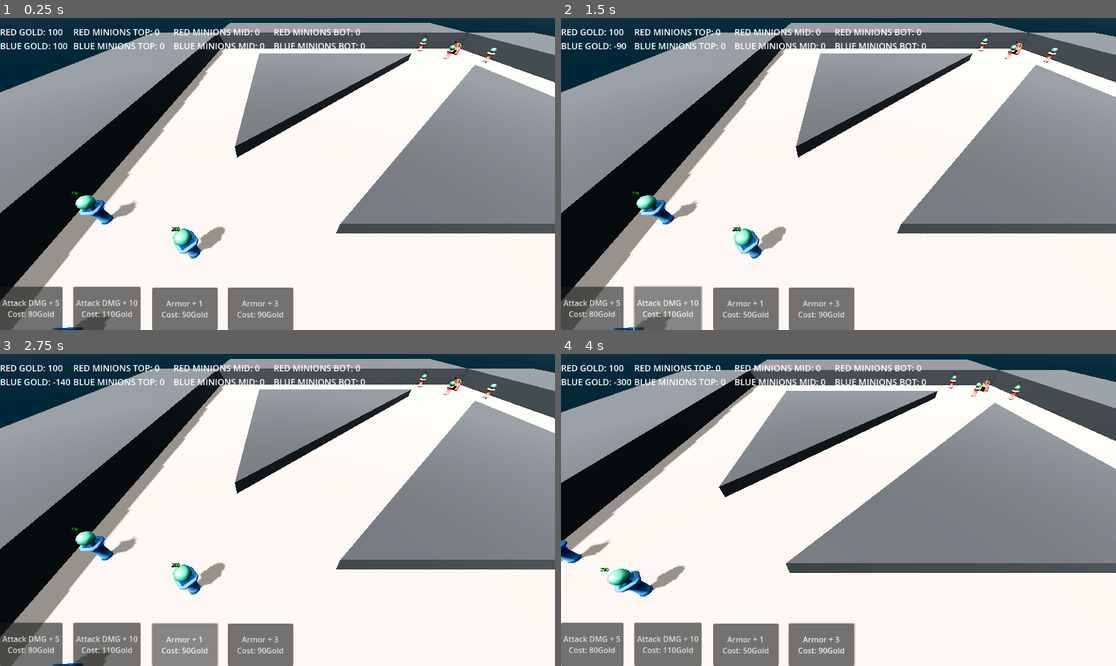
Above: before the commit, frames 1-4 (two rows, left to right).
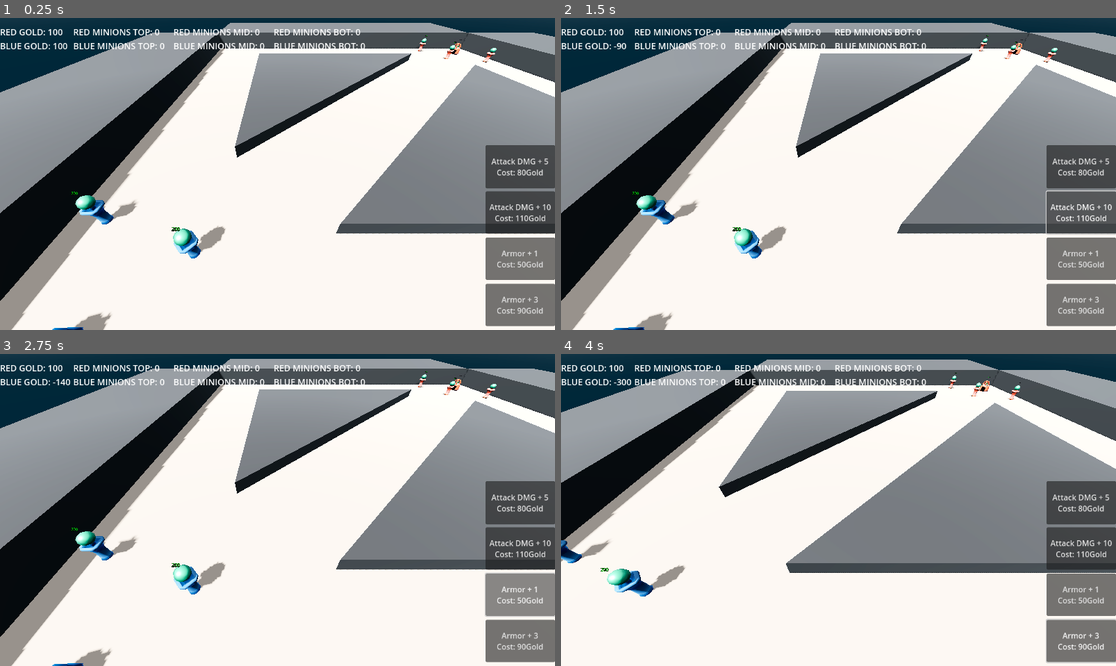
Above: after the commit, the same moments.

Repository: RadekGrzankowski/ChipsowyJam1
Game: Godot game, scene res://Scenes/Levels/wip_scene.tscn
Same seed, same stepped clock (60 frames per second), same inputs: the game is played once before the commit and once after it.
Inputs (mouse positions are in pixels of both pictures, inside the frame that each line leads up to):
- Up to frame 1 (0.25 s): no input
- Up to frame 2 (1.5 s): click "Attack DMG + 5 Cost: 80Gold" at 0.5 s; click "Attack DMG + 10 Cost: 110Gold" at 1.25 s
- Up to frame 3 (2.75 s): click "Armor + 1 Cost: 50Gold" at 2 s
- Up to frame 4 (4 s): click "Armor + 3 Cost: 90Gold" at 2.75 s; tap Enter at 3.5 s; move the mouse to (960, 494) at 3.52 s; hold Right (move_right) from 3.53 s (still down); tap Mouse wheel down (mwheeldown) at 3.6 s; click (960, 494) at 3.67 s

The runs differ from the first frame. In frame 1, 13% of the frame differs, in the area x 0-100%, y 40-100%; in frame 2, 13%; in frame 3, 13%; in frame 4, 13%.

Commit message:
Tower upgrade ui and mouse select handling

Diff:
--- a/ChipsowyJam/Scenes/Assets/terrain.tscn
+++ b/ChipsowyJam/Scenes/Assets/terrain.tscn
@@ -31,6 +31,10 @@
 [sub_resource type="ConcavePolygonShape3D" id="ConcavePolygonShape3D_560p8"]
 data = PackedVector3Array(-25, 25, 2.5, 25, -25, 2.5, -25, -25, 2.5, -25, 25, -2.5, -25, -25, -2.5, 25, -25, -2.5, -25, …(262 unchanged characters)…
 
+[sub_resource type="CapsuleShape3D" id="CapsuleShape3D_hrk5b"]
+radius = 0.898714
+height = 5.35106
+
 [node name="Terrain" type="Node3D"]
 
 [node name="NavigationRegion3D" type="NavigationRegion3D" parent="."]
@@ -110,7 +114,7 @@
 radius = 1.3
 height = 5.0
 
-[node name="TowerBlue" parent="NexusBlue" instance=ExtResource("4_wne1o")]
+[node name="TowerBlue" parent="NexusBlue" groups=["top_tower"] instance=ExtResource("4_wne1o")]
 transform = Transform3D(0.707107, 0, -0.707107, 0, 1, 0, 0.707107, 0, 0.707107, 4, -0.88, -8)
 
 [node name="NavigationObstacle3D" type="NavigationObstacle3D" parent="NexusBlue/TowerBlue"]
@@ -118,7 +122,12 @@
 radius = 0.6
 height = 5.0
 
-[node name="TowerBlue2" parent="NexusBlue" instance=ExtResource("4_wne1o")]
+[node name="ClickHandler" type="Area3D" parent="NexusBlue/TowerBlue"]
+
+[node name="CollisionShape3D" type="CollisionShape3D" parent="NexusBlue/TowerBlue/ClickHandler"]
+shape = SubResource("CapsuleShape3D_hrk5b")
+
+[node name="TowerBlue2" parent="NexusBlue" groups=["mid_tower"] instance=ExtResource("4_wne1o")]
 transform = Transform3D(1, 0, 0, 0, 1, 0, 0, 0, 1, 8, -0.88, 0)
 
 [node name="NavigationObstacle3D2" type="NavigationObstacle3D" parent="NexusBlue/TowerBlue2"]
@@ -126,13 +135,23 @@
 radius = 0.6
 height = 5.0
 
-[node name="TowerBlue3" parent="NexusBlue" instance=ExtResource("4_wne1o")]
+[node name="ClickHandler" type="Area3D" parent="NexusBlue/TowerBlue2"]
+
+[node name="CollisionShape3D" type="CollisionShape3D" parent="NexusBlue/TowerBlue2/ClickHandler"]
+shape = SubResource("CapsuleShape3D_hrk5b")
+
+[node name="TowerBlue3" parent="NexusBlue" groups=["bot_tower"] instance=ExtResource("4_wne1o")]
 transform = Transform3D(0.707107, 0, 0.707107, 0, 1, 0, -0.707107, 0, 0.707107, 4, -0.88, 8)
 
 [node name="NavigationObstacle3D3" type="NavigationObstacle3D" parent="NexusBlue/TowerBlue3"]
 transform = Transform3D(1, 0, 0, 0, 1, 0, 0, 0, 1, 0, -0.3, 0)
 radius = 0.6
 height = 5.0
+
+[node name="ClickHandler" type="Area3D" parent="NexusBlue/TowerBlue3"]
+
+[node name="CollisionShape3D" type="CollisionShape3D" parent="NexusBlue/TowerBlue3/ClickHandler"]
+shape = SubResource("CapsuleShape3D_hrk5b")
 
 [node name="NexusRed" parent="." instance=ExtResource("5_3h17s")]
 transform = Transform3D(-0.883883, 0, -0.883883, 0, 1.25, 0, 0.883883, 0, -0.883883, 40, 1.82, -40)
--- a/ChipsowyJam/Scenes/HUD.tscn
+++ b/ChipsowyJam/Scenes/HUD.tscn
@@ -19,7 +19,7 @@
 [node name="GameUIManager" type="Node3D" parent="."]
 script = ExtResource("4_v33no")
 
-[node name="HUD" type="Node3D" parent="GameUIManager"]
+[node name="HUD" type="Node2D" parent="GameUIManager"]
 
 [node name="GoldLabel" type="Label" parent="GameUIManager/HUD"]
 offset_top = 16.0
@@ -59,8 +59,10 @@
 anchors_preset = 2
 anchor_top = 1.0
 anchor_bottom = 1.0
-offset_top = -90.0
-offset_right = 130.0
+offset_left = 1008.0
+offset_top = 264.0
+offset_right = 1152.0
+offset_bottom = 354.0
 grow_vertical = 0
 text = "Attack DMG + 5
 Cost: 80Gold"
@@ -69,9 +71,10 @@
 anchors_preset = 2
 anchor_top = 1.0
 anchor_bottom = 1.0
-offset_left = 152.0
-offset_top = -90.0
-offset_right = 292.0
+offset_left = 1008.0
+offset_top = 360.0
+offset_right = 1152.0
+offset_bottom = 448.0
 grow_vertical = 0
 text = "Attack DMG + 10
 Cost: 110Gold"
@@ -80,9 +83,10 @@
 anchors_preset = 2
 anchor_top = 1.0
 anchor_bottom = 1.0
-offset_left = 316.0
-offset_top = -88.0
-offset_right = 452.0
+offset_left = 1008.0
+offset_top = 456.0
+offset_right = 1152.0
+offset_bottom = 544.0
 grow_vertical = 0
 text = "Armor + 1
 Cost: 50Gold"
@@ -91,12 +95,355 @@
 anchors_preset = 2
 anchor_top = 1.0
 anchor_bottom = 1.0
-offset_left = 473.0
-offset_top = -88.0
-offset_right = 609.0
+offset_left = 1008.0
+offset_top = 552.0
+offset_right = 1152.0
+offset_bottom = 640.0
 grow_vertical = 0
 text = "Armor + 3
 Cost: 90Gold"
+
+[node name="UpgradeControls" type="Node2D" parent="GameUIManager/HUD"]
+
+[node name="TopTowerUpgrades" type="Control" parent="GameUIManager/HUD/UpgradeControls"]
+visible = false
+layout_mode = 3
+anchors_preset = 0
+offset_top = 352.0
+offset_right = 384.0
+offset_bottom = 648.0
+
+[node name="TowerName" type="Label" parent="GameUIManager/HUD/UpgradeControls/TopTowerUpgrades"]
+offset_right = 113.0
+offset_bottom = 48.0
+text = "TOP TOWER"
+vertical_alignment = 1
+
+[node name="AttackUpgrades" type="Node2D" parent="GameUIManager/HUD/UpgradeControls/TopTowerUpgrades"]
+
+[node name="AttackUpgrade4" type="Button" parent="GameUIManager/HUD/UpgradeControls/TopTowerUpgrades/AttackUpgrades"]
+offset_top = 72.0
+offset_right = 121.0
+offset_bottom = 120.0
+disabled = true
+text = "PLACEHOLDER"
+
+[node name="AttackUpgrade3" type="Button" parent="GameUIManager/HUD/UpgradeControls/TopTowerUpgrades/AttackUpgrades"]
+offset_top = 128.0
+offset_right = 121.0
+offset_bottom = 176.0
+disabled = true
+text = "PLACEHOLDER"
+
+[node name="AttackUpgrade2" type="Button" parent="GameUIManager/HUD/UpgradeControls/TopTowerUpgrades/AttackUpgrades"]
+offset_top = 184.0
+offset_right = 121.0
+offset_bottom = 232.0
+disabled = true
+text = "PLACEHOLDER"
+
+[node name="AttackUpgrade1" type="Button" parent="GameUIManager/HUD/UpgradeControls/TopTowerUpgrades/AttackUpgrades"]
+offset_top = 240.0
+offset_right = 121.0
+offset_bottom = 288.0
+text = "PLACEHOLDER"
+
+[node name="ArmorUpgrades" type="Node2D" parent="GameUIManager/HUD/UpgradeControls/TopTowerUpgrades"]
+
+[node name="ArmorUpgrade4" type="Button" parent="GameUIManager/HUD/UpgradeControls/TopTowerUpgrades/ArmorUpgrades"]
+offset_left = 128.0
+offset_top = 72.0
+offset_right = 249.0
+offset_bottom = 120.0
+disabled = true
+text = "PLACEHOLDER"
+
+[node name="ArmorUpgrade3" type="Button" parent="GameUIManager/HUD/UpgradeControls/TopTowerUpgrades/ArmorUpgrades"]
+offset_left = 128.0
+offset_top = 128.0
+offset_right = 249.0
+offset_bottom = 176.0
+disabled = true
+text = "PLACEHOLDER"
+
+[node name="ArmorUpgrade2" type="Button" parent="GameUIManager/HUD/UpgradeControls/TopTowerUpgrades/ArmorUpgrades"]
+offset_left = 128.0
+offset_top = 184.0
+offset_right = 249.0
+offset_bottom = 232.0
+disabled = true
+text = "PLACEHOLDER"
+
+[node name="ArmorUpgrade1" type="Button" parent="GameUIManager/HUD/UpgradeControls/TopTowerUpgrades/ArmorUpgrades"]
+offset_left = 128.0
+offset_top = 240.0
+offset_right = 249.0
+offset_bottom = 288.0
+text = "PLACEHOLDER"
+
+[node name="SpecialUpgrades" type="Node2D" parent="GameUIManager/HUD/UpgradeControls/TopTowerUpgrades"]
+
+[node name="SpecialUpgrade4" type="Button" parent="GameUIManager/HUD/UpgradeControls/TopTowerUpgrades/SpecialUpgrades"]
+offset_left = 256.0
+offset_top = 72.0
+offset_right = 377.0
+offset_bottom = 120.0
+disabled = true
+text = "PLACEHOLDER"
+
+[node name="SpecialUpgrade3" type="Button" parent="GameUIManager/HUD/UpgradeControls/TopTowerUpgrades/SpecialUpgrades"]
+offset_left = 256.0
+offset_top = 128.0
+offset_right = 377.0
+offset_bottom = 176.0
+disabled = true
+text = "PLACEHOLDER"
+
+[node name="SpecialUpgrade2" type="Button" parent="GameUIManager/HUD/UpgradeControls/TopTowerUpgrades/SpecialUpgrades"]
+offset_left = 256.0
+offset_top = 184.0
+offset_right = 377.0
+offset_bottom = 232.0
+disabled = true
+text = "PLACEHOLDER"
+
+[node name="SpecialUpgrade1" type="Button" parent="GameUIManager/HUD/UpgradeControls/TopTowerUpgrades/SpecialUpgrades"]
+offset_left = 256.0
+offset_top = 240.0
+offset_right = 377.0
+offset_bottom = 288.0
+text = "PLACEHOLDER"
+
+[node name="MidTowerUpgrades" type="Control" parent="GameUIManager/HUD/UpgradeControls"]
+visible = false
+layout_mode = 3
+anchors_preset = 0
+offset_top = 352.0
+offset_right = 384.0
+offset_bottom = 648.0
+
+[node name="TowerName" type="Label" parent="GameUIManager/HUD/UpgradeControls/MidTowerUpgrades"]
+offset_right = 113.0
+offset_bottom = 48.0
+text = "MID TOWER"
+vertical_alignment = 1
+
+[node name="AttackUpgrades" type="Node2D" parent="GameUIManager/HUD/UpgradeControls/MidTowerUpgrades"]
+position = Vector2(0, 32)
+
+[node name="AttackUpgrade4" type="Button" parent="GameUIManager/HUD/UpgradeControls/MidTowerUpgrades/AttackUpgrades"]
+offset_top = 40.0
+offset_right = 121.0
+offset_bottom = 88.0
+disabled = true
+text = "PLACEHOLDER"
+metadata/_edit_use_anchors_ = true
+
+[node name="AttackUpgrade3" type="Button" parent="GameUIManager/HUD/UpgradeControls/MidTowerUpgrades/AttackUpgrades"]
+offset_top = 96.0
+offset_right = 121.0
+offset_bottom = 144.0
+disabled = true
+text = "PLACEHOLDER"
+metadata/_edit_use_anchors_ = true
+
+[node name="AttackUpgrade2" type="Button" parent="GameUIManager/HUD/UpgradeControls/MidTowerUpgrades/AttackUpgrades"]
+offset_top = 152.0
+offset_right = 121.0
+offset_bottom = 200.0
+disabled = true
+text = "PLACEHOLDER"
+metadata/_edit_use_anchors_ = true
+
+[node name="AttackUpgrade1" type="Button" parent="GameUIManager/HUD/UpgradeControls/MidTowerUpgrades/AttackUpgrades"]
+offset_top = 208.0
+offset_right = 121.0
+offset_bottom = 256.0
+text = "PLACEHOLDER"
+metadata/_edit_use_anchors_ = true
+
+[node name="ArmorUpgrades" type="Node2D" parent="GameUIManager/HUD/UpgradeControls/MidTowerUpgrades"]
+
+[node name="ArmorUpgrade4" type="Button" parent="GameUIManager/HUD/UpgradeControls/MidTowerUpgrades/ArmorUpgrades"]
+offset_left = 128.0
+offset_top = 72.0
+offset_right = 249.0
+offset_bottom = 120.0
+disabled = true
+text = "PLACEHOLDER"
+metadata/_edit_use_anchors_ = true
+
+[node name="ArmorUpgrade3" type="Button" parent="GameUIManager/HUD/UpgradeControls/MidTowerUpgrades/ArmorUpgrades"]
+offset_left = 128.0
+offset_top = 128.0
+offset_right = 249.0
+offset_bottom = 176.0
+disabled = true
+text = "PLACEHOLDER"
+metadata/_edit_use_anchors_ = true
+
+[node name="ArmorUpgrade2" type="Button" parent="GameUIManager/HUD/UpgradeControls/MidTowerUpgrades/ArmorUpgrades"]
+offset_left = 128.0
+offset_top = 184.0
+offset_right = 249.0
+offset_bottom = 232.0
+disabled = true
+text = "PLACEHOLDER"
+metadata/_edit_use_anchors_ = true
+
+[node name="ArmorUpgrade1" type="Button" parent="GameUIManager/HUD/UpgradeControls/MidTowerUpgrades/ArmorUpgrades"]
+offset_left = 128.0
+offset_top = 240.0
+offset_right = 249.0
+offset_bottom = 288.0
+text = "PLACEHOLDER"
+metadata/_edit_use_anchors_ = true
+
+[node name="SpecialUpgrades" type="Node2D" parent="GameUIManager/HUD/UpgradeControls/MidTowerUpgrades"]
+
+[node name="SpecialUpgrade4" type="Button" parent="GameUIManager/HUD/UpgradeControls/MidTowerUpgrades/SpecialUpgrades"]
+offset_left = 256.0
+offset_top = 72.0
+offset_right = 377.0
+offset_bottom = 120.0
+disabled = true
+text = "PLACEHOLDER"
+metadata/_edit_use_anchors_ = true
+
+[node name="SpecialUpgrade3" type="Button" parent="GameUIManager/HUD/UpgradeControls/MidTowerUpgrades/SpecialUpgrades"]
+offset_left = 256.0
+offset_top = 128.0
+offset_right = 377.0
+offset_bottom = 176.0
+disabled = true
+text = "PLACEHOLDER"
+metadata/_edit_use_anchors_ = true
+
+[node name="SpecialUpgrade2" type="Button" parent="GameUIManager/HUD/UpgradeControls/MidTowerUpgrades/SpecialUpgrades"]
+offset_left = 256.0
+offset_top = 184.0
+offset_right = 377.0
+offset_bottom = 232.0
+disabled = true
+text = "PLACEHOLDER"
+metadata/_edit_use_anchors_ = true
+
+[node name="SpecialUpgrade1" type="Button" parent="GameUIManager/HUD/UpgradeControls/MidTowerUpgrades/SpecialUpgrades"]
+offset_left = 256.0
+offset_top = 240.0
+offset_right = 377.0
+offset_bottom = 288.0
+text = "PLACEHOLDER"
+metadata/_edit_use_anchors_ = true
+
+[node name="BotTowerUpgrades" type="Control" parent="GameUIManager/HUD/UpgradeControls"]
+visible = false
+layout_mode = 3
+anchors_preset = 0
+offset_top = 352.0
+offset_right = 384.0
+offset_bottom = 648.0
+
+[node name="TowerName" type="Label" parent="GameUIManager/HUD/UpgradeControls/BotTowerUpgrades"]
+offset_right = 113.0
+offset_bottom = 48.0
+text = "BOT TOWER"
+vertical_alignment = 1
+
+[node name="AttackUpgrades" type="Node2D" parent="GameUIManager/HUD/UpgradeControls/BotTowerUpgrades"]
+
+[node name="AttackUpgrade4" type="Button" parent="GameUIManager/HUD/UpgradeControls/BotTowerUpgrades/AttackUpgrades"]
+offset_top = 72.0
+offset_right = 121.0
+offset_bottom = 120.0
+disabled = true
+text = "PLACEHOLDER"
+
+[node name="AttackUpgrade3" type="Button" parent="GameUIManager/HUD/UpgradeControls/BotTowerUpgrades/AttackUpgrades"]
+offset_top = 128.0
+offset_right = 121.0
+offset_bottom = 176.0
+disabled = true
+text = "PLACEHOLDER"
+
+[node name="AttackUpgrade2" type="Button" parent="GameUIManager/HUD/UpgradeControls/BotTowerUpgrades/AttackUpgrades"]
+offset_top = 184.0
+offset_right = 121.0
+offset_bottom = 232.0
+disabled = true
+text = "PLACEHOLDER"
+
+[node name="AttackUpgrade1" type="Button" parent="GameUIManager/HUD/UpgradeControls/BotTowerUpgrades/AttackUpgrades"]
+offset_top = 240.0
+offset_right = 121.0
+offset_bottom = 288.0
+text = "PLACEHOLDER"
+
+[node name="ArmorUpgrades" type="Node2D" parent="GameUIManager/HUD/UpgradeControls/BotTowerUpgrades"]
+
+[node name="ArmorUpgrade4" type="Button" parent="GameUIManager/HUD/UpgradeControls/BotTowerUpgrades/ArmorUpgrades"]
+offset_left = 128.0
+offset_top = 72.0
+offset_right = 249.0
+offset_bottom = 120.0
+disabled = true
+text = "PLACEHOLDER"
+
+[node name="ArmorUpgrade3" type="Button" parent="GameUIManager/HUD/UpgradeControls/BotTowerUpgrades/ArmorUpgrades"]
+offset_left = 128.0
+offset_top = 128.0
+offset_right = 249.0
+offset_bottom = 176.0
+disabled = true
+text = "PLACEHOLDER"
+
+[node name="ArmorUpgrade2" type="Button" parent="GameUIManager/HUD/UpgradeControls/BotTowerUpgrades/ArmorUpgrades"]
+offset_left = 128.0
+offset_top = 184.0
+offset_right = 249.0
+offset_bottom = 232.0
+disabled = true
+text = "PLACEHOLDER"
+
+[node name="ArmorUpgrade1" type="Button" parent="GameUIManager/HUD/UpgradeControls/BotTowerUpgrades/ArmorUpgrades"]
+offset_left = 128.0
+offset_top = 240.0
+offset_right = 249.0
+offset_bottom = 288.0
+text = "PLACEHOLDER"
+
+[node name="SpecialUpgrades" type="Node2D" parent="GameUIManager/HUD/UpgradeControls/BotTowerUpgrades"]
+
+[node name="SpecialUpgrade4" type="Button" parent="GameUIManager/HUD/UpgradeControls/BotTowerUpgrades/SpecialUpgrades"]
+offset_left = 256.0
+offset_top = 72.0
+offset_right = 377.0
+offset_bottom = 120.0
+disabled = true
+text = "PLACEHOLDER"
+
+[node name="SpecialUpgrade3" type="Button" parent="GameUIManager/HUD/UpgradeControls/BotTowerUpgrades/SpecialUpgrades"]
+offset_left = 256.0
+offset_top = 128.0
+offset_right = 377.0
+offset_bottom = 176.0
+disabled = true
+text = "PLACEHOLDER"
+
+[node name="SpecialUpgrade2" type="Button" parent="GameUIManager/HUD/UpgradeControls/BotTowerUpgrades/SpecialUpgrades"]
+offset_left = 256.0
+offset_top = 184.0
+offset_right = 377.0
+offset_bottom = 232.0
+disabled = true
+text = "PLACEHOLDER"
+
+[node name="SpecialUpgrade1" type="Button" parent="GameUIManager/HUD/UpgradeControls/BotTowerUpgrades/SpecialUpgrades"]
+offset_left = 256.0
+offset_top = 240.0
+offset_right = 377.0
+offset_bottom = 288.0
+text = "PLACEHOLDER"
 
 [node name="WaveTimer" type="Timer" parent="."]
 wait_time = 45.0
@@ -112,6 +459,7 @@
 [connection signal="pressed" from="GameUIManager/HUD/Attack10" to="GameUIManager" method="_on_attack_10_pressed"]
 [connection signal="pressed" from="GameUIManager/HUD/Armor1" to="GameUIManager" method="_on_armor_5_pressed"]
 [connection signal="pressed" from="GameUIManager/HUD/Armor3" to="GameUIManager" method="_on_armor_10_pressed"]
+[connection signal="pressed" from="GameUIManager/HUD/UpgradeControls/TopTowerUpgrades/AttackUpgrades/AttackUpgrade1" to="GameUIManager" method="_on_attack_upgrade_1_pressed"]
 [connection signal="timeout" from="WaveTimer" to="SpawnManager" method="_on_wave_timer_timeout"]
 [connection signal="timeout" from="MobTimer" to="SpawnManager" method="_on_mob_timer_timeout"]
 [connection signal="timeout" from="StartDelayTimer" to="SpawnManager" method="_on_start_delay_timer_timeout"]
--- a/ChipsowyJam/Scenes/Levels/Camera3D.gd
+++ b/ChipsowyJam/Scenes/Levels/Camera3D.gd
@@ -1,5 +1,8 @@
 extends Camera3D
 
+@onready var top_tower_ui: Control = get_node("/root/GameNode/HUD/GameUIManager/HUD/UpgradeControls/TopTowerUpgrades")
+@onready var mid_tower_ui: Control = get_node("/root/GameNode/HUD/GameUIManager/HUD/UpgradeControls/MidTowerUpgrades")
+@onready var bot_tower_ui: Control = get_node("/root/GameNode/HUD/GameUIManager/HUD/UpgradeControls/BotTowerUpgrades")
 var mouse: Vector2
 
 func _input(event):
@@ -14,4 +17,21 @@
 	var start = project_ray_origin(mouse)
 	var end = project_position(mouse, 1000)
 	var result = worldspace.intersect_ray(PhysicsRayQueryParameters3D.create(start, end))
+	var collider = result.collider
 	print(result)
+	if collider.is_in_group("top_tower"):
+		hide_every_ui()
+		top_tower_ui.visible = true
+	elif collider.is_in_group("mid_tower"):
+		hide_every_ui()
+		mid_tower_ui.visible = true
+	elif collider.is_in_group("bot_tower"):
+		hide_every_ui()
+		bot_tower_ui.visible = true
+	else:
+		hide_every_ui()
+
+func hide_every_ui():
+	top_tower_ui.visible = false
+	mid_tower_ui.visible = false
+	bot_tower_ui.visible = false
--- a/ChipsowyJam/Scenes/Levels/wip_scene.tscn
+++ b/ChipsowyJam/Scenes/Levels/wip_scene.tscn
@@ -1,7 +1,7 @@
 [gd_scene load_steps=8 format=3 uid="uid://dujs37qsrm41c"]
 
 [ext_resource type="Script" path="res://Scripts/camera_movement.gd" id="1_80gvj"]
-[ext_resource type="PackedScene" uid="uid://vi0aftyh1au0" path="res://Scenes/Assets/Terrain.tscn" id="1_gwcpw"]
+[ext_resource type="PackedScene" uid="uid://vi0aftyh1au0" path="res://Scenes/Assets/terrain.tscn" id="1_gwcpw"]
 [ext_resource type="PackedScene" uid="uid://0cdht6xykwu7" path="res://Scenes/HUD.tscn" id="2_qn11f"]
 [ext_resource type="Script" path="res://Scenes/Levels/Camera3D.gd" id="4_rci3m"]
 
@@ -35,12 +35,12 @@
 
 [node name="HUD" parent="." instance=ExtResource("2_qn11f")]
 
-[node name="CameraController" type="Node3D" parent="." node_paths=PackedStringArray("camera")]
+[node name="CameraController" type="Node3D" parent="HUD" node_paths=PackedStringArray("camera")]
 transform = Transform3D(1, 0, 0, 0, 1, 0, 0, 0, 1, -25, 18, 40)
 script = ExtResource("1_80gvj")
 camera = NodePath("Camera3D")
 
-[node name="Camera3D" type="Camera3D" parent="CameraController"]
+[node name="Camera3D" type="Camera3D" parent="HUD/CameraController"]
 transform = Transform3D(1, 0, 0, 0, 0.34202, 0.939693, 0, -0.939693, 0.34202, 0, 0, 0)
 current = true
 fov = 80.0
--- a/ChipsowyJam/Scripts/Game.gd
+++ b/ChipsowyJam/Scripts/Game.gd
@@ -23,3 +23,7 @@
 
 var additional_red_minions_armor: int = 0
 var additional_blue_minions_armor: int = 0
+
+var additional_blue_top_tower_damage: int = 0
+var additional_blue_mid_tower_damage: int = 0
+var additional_blue_bot_tower_damage: int = 0
--- a/ChipsowyJam/Scripts/GameUIManager.gd
+++ b/ChipsowyJam/Scripts/GameUIManager.gd
@@ -46,3 +46,10 @@
 func _on_armor_10_pressed():
 	Game.additional_blue_minions_armor += 3
 	Game.blue_gold -= 80
+
+
+func _on_attack_upgrade_1_pressed():
+	Game.blue_gold -= 100
+	Game.additional_blue_top_tower_damage += 10
+	get_node("HUD/UpgradeControls/TopTowerUpgrades/AttackUpgrades/AttackUpgrade2").disabled = false
+	#disable self button
Not shown: 1 places in ChipsowyJam/Scenes/Assets/terrain.tscn that only renumber resources
